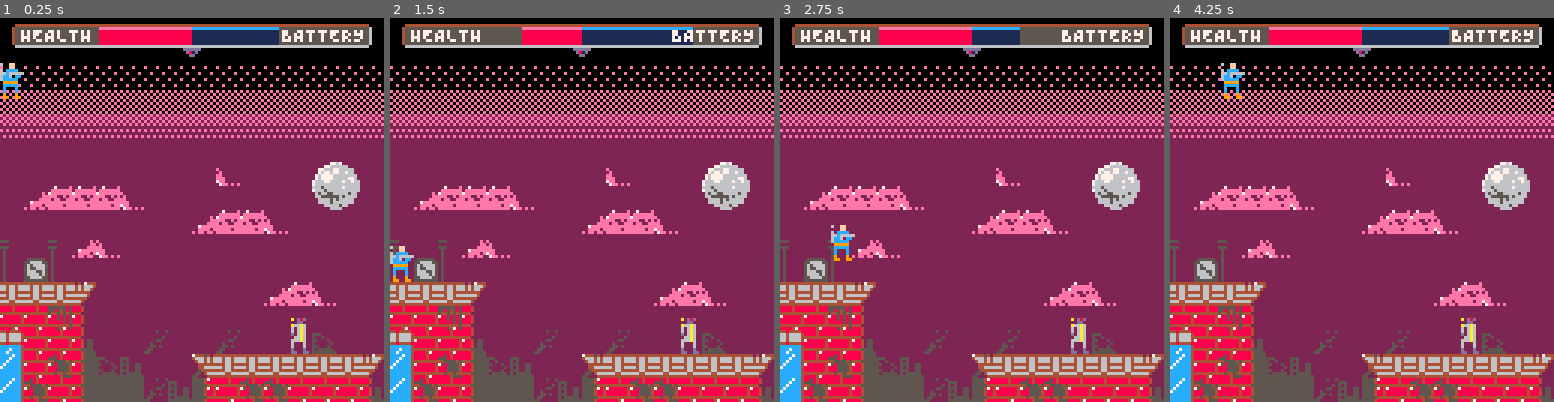
Above: before the commit, frames 1-4 (left to right).
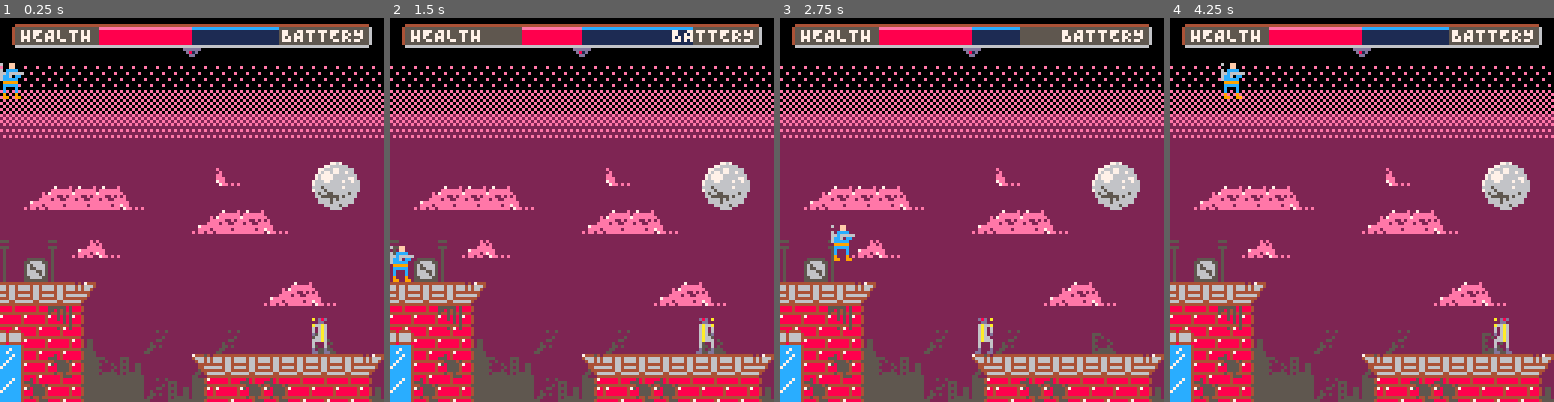
Above: after the commit, the same moments.

Repository: evanminto/ludum-dare-44
Game: PICO-8 cartridge ludum-dare-44.p8
Same seed, same stepped clock (60 frames per second), same inputs: the game is played once before the commit and once after it.
Inputs:
- Up to frame 1 (0.25 s): no input
- Up to frame 2 (1.5 s): tap X (X key) at 0.33, 1.07 s; tap O (Z key) at 0.7 s
- Up to frame 3 (2.75 s): hold Right 1.6-2.1 s; tap O (Z key) at 1.7, 2.1, 2.5 s; tap X (X key) at 1.85 s; hold Up 2.15-2.42 s; hold Right from 2.47 s (still down)
- Up to frame 4 (4.25 s): tap O (Z key) every 0.4 s from 2.9 to 4.1 s; tap X (X key) at 2.97, 4.08 s; release Right at 3.03 s; hold Left 3.08-3.58 s; hold Right from 4.02 s (still down)

The runs differ from the first frame. In frame 1, 0.5% of the frame differs, in the area x 75-86%, y 78-88%; in frame 2, 0.5%; in frame 3, 0.5%; in frame 4, 0.5%.

Commit message:
Add enemy ground movement

Diff:
--- a/ludum-dare-44.p8
+++ b/ludum-dare-44.p8
@@ -63,6 +63,7 @@
   conversiontime = 5,
 
   -- enemies
+  enemyspeed = 1,
   -- allow the player to visually collide without getting hurt
   enemyhitboxinset = {3,2},
 
@@ -322,6 +323,7 @@
 
 function player:respawn()
   self.pos = self.spawnpos:clone()
+  self.checkpointpos = self.spawnpos:clone()
   self.health = config.starthealth
   self.time = config.starttime
   self.facingleft = false
@@ -406,7 +408,7 @@
   end
 
   if btn(2) then
-    if (self.onplatform or frame - self.lastonplatform <= config.latejumpframes) and not self.jumpblocked then
+    if (self.onplatform or (self.lastonplatform ~= nil and frame - self.lastonplatform <= config.latejumpframes)) and not self.jumpblocked then
       self.vel.y -= config.jumpspeed
       self.jumptimer = config.maxjumpframes
     end
@@ -585,8 +587,19 @@
   print(text, self.x + self.w - #text*4, self.y + 1, 7)
 end
 
+function isobstacle(x, y)
+  local xcell = flr(x / 8)
+  local ycell = flr(y / 8)
+  return fget(mget(xcell,ycell), flags.obstacle)
+end
+
 enemy = class(function(e, x, y)
   e.pos = vector(x, y)
+
+  e.height = 12
+  e.width = 8
+  e.movingr = true
+  e.movingl = false
 
   e.sprite = sprite('enemy')
 end)
@@ -600,8 +613,34 @@
   )
 end
 
+function enemy:update()
+  local newpos = self.pos
+
+  if self.movingr then
+    newpos = self.pos:add(vector(config.enemyspeed, 0))
+
+    -- TODO: Fix weird math here
+    if not isobstacle(newpos.x + self.width - 2, newpos.y + self.height + 1) then
+      self.movingr = false
+      self.movingl = true
+      newpos = self.pos:add(vector(-config.enemyspeed, 0))
+    end
+  elseif self.movingl then
+    newpos = self.pos:add(vector(-config.enemyspeed, 0))
+
+    -- TODO: Fix weird math here
+    if not isobstacle(newpos.x - 1 + 2, newpos.y + self.height + 1) then
+      self.movingr = true
+      self.movingl = false
+      newpos = self.pos:add(vector(config.enemyspeed, 0))
+    end
+  end
+
+  self.pos = newpos
+end
+
 function enemy:draw()
-  self.sprite:draw(self.pos.x, self.pos.y)
+  self.sprite:draw(self.pos.x, self.pos.y, self.movingl)
 end
 
 level = class(function(l)
@@ -688,6 +727,8 @@
   self.player:postupdate()
 
   foreach(self.enemies, function(e)
+    e:update()
+
     if e:gethitbox():iscolliding(self.player:gethitbox()) then
       self.player:attacked()
     end
